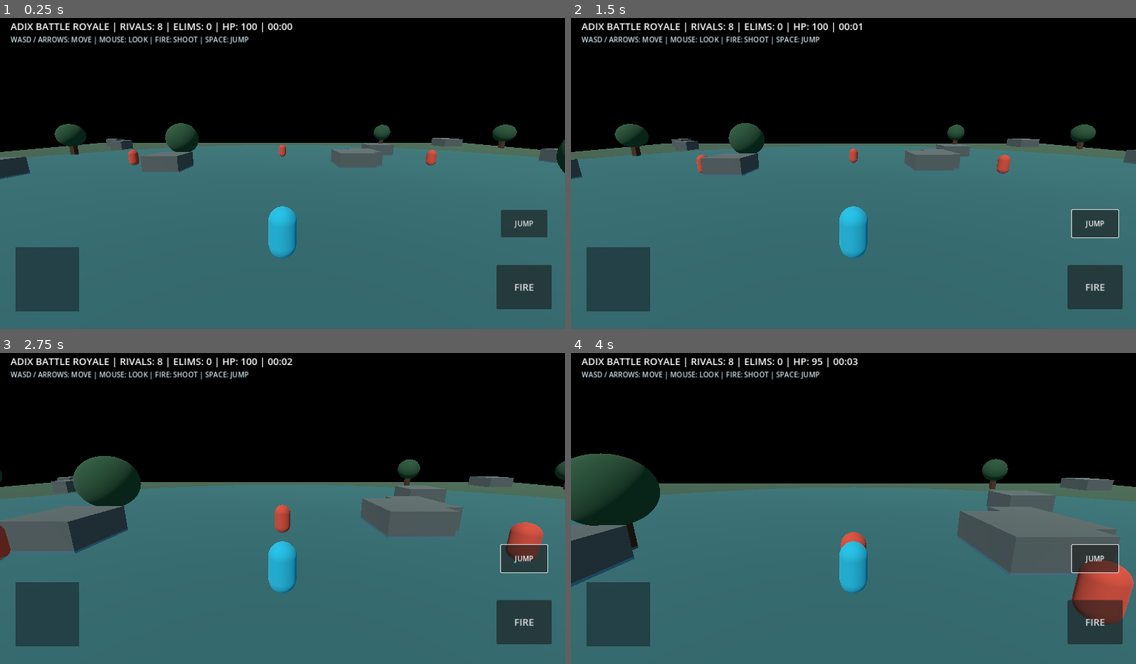
Above: before the commit, frames 1-4 (two rows, left to right).
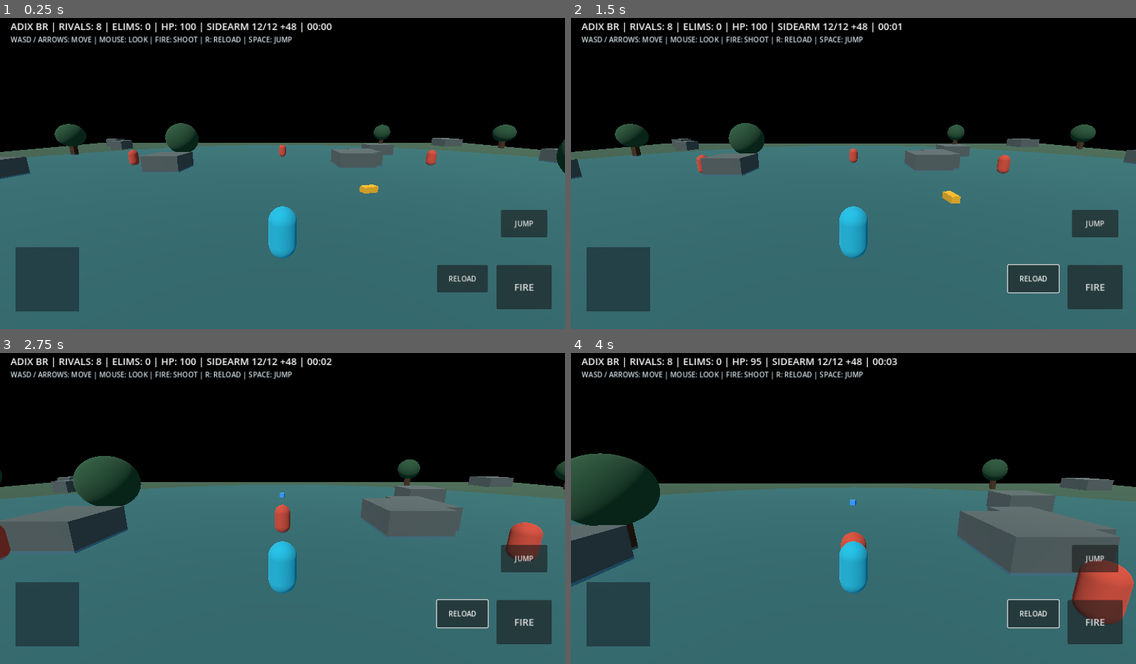
Above: after the commit, the same moments.

Repository: av6058467-commits/Adixloop-new
Game: Godot game, scene res://scenes/Main.tscn
The game is run twice, just before and just after one commit, with the same random seed, the same clock (stepped at 60 frames per second) and the same inputs.
Inputs (mouse positions are in pixels of both pictures, inside the frame that each line leads up to):
- Up to frame 1 (0.25 s): no input
- Up to frame 2 (1.5 s): click "JUMP" (after the commit: "RELOAD") at 0.5 s; move the mouse to (881, 170) at 1.27 s; hold W from 1.28 s (still down); tap R at 1.35 s; click (881, 170) at 1.42 s
- Up to frame 3 (2.75 s): keep holding W; move the mouse to (254, 505) at 2.02 s; tap R at 2.1 s; click (254, 505) at 2.17 s
- Up to frame 4 (4 s): keep holding W; move the mouse to (864, 499) at 2.77 s; tap R at 2.85, 3.6 s; click (864, 499) at 2.92 s; move the mouse to (847, 511) at 3.52 s; click (847, 511) at 3.67 s

The runs differ from the first frame. In frame 1, 1.9% of the frame differs, in the area x 7-87%, y 1-89%; in frame 2, 2.1%, in the area x 4-97%, y 1-89%; in frame 3, 2.1%; in frame 4, 2.1%.

Commit message:
Add weapon and ammo pickups with HUD controls

Diff:
--- a/ADIX-GODOT-BATTLE-ROYALE/scripts/main.gd
+++ b/ADIX-GODOT-BATTLE-ROYALE/scripts/main.gd
@@ -4,6 +4,7 @@
 const BOT_SCRIPT = preload("res://scripts/bot.gd")
 const SAFE_ZONE_SCRIPT = preload("res://scripts/safe_zone.gd")
 const LOOT_SCRIPT = preload("res://scripts/loot_pickup.gd")
+const WEAPON_PICKUP_SCRIPT = preload("res://scripts/weapon_pickup.gd")
 var player
 var bots: Array = []
 var status_label: Label
@@ -18,6 +19,7 @@
 	_spawn_player()
 	_spawn_bots(8)
 	_spawn_loot(6)
+	_spawn_weapon_pickups()
 	_spawn_safe_zone()
 	_setup_hud()
 
@@ -28,7 +30,8 @@
 		for bot in bots:
 			if is_instance_valid(bot) and bot.current_health > 0:
 				alive += 1
-		status_label.text = "ADIX BATTLE ROYALE | RIVALS: %d | ELIMS: %d | HP: %d | %02d:%02d" % [alive, kills, int(player.health), int(match_time) / 60, int(match_time) % 60]
+		var reload_text := " | RELOADING" if player.is_reloading else ""
+		status_label.text = "ADIX BR | RIVALS: %d | ELIMS: %d | HP: %d | %s %d/%d +%d%s | %02d:%02d" % [alive, kills, int(player.health), player.weapon_name, player.ammo_in_magazine, player.magazine_size, player.reserve_ammo, reload_text, int(match_time) / 60, int(match_time) % 60]
 	if fire_held and is_instance_valid(player):
 		player.try_fire()
 
@@ -54,9 +57,7 @@
 			continue
 		_make_box("Cover", Vector3(x, 0.8, z), Vector3(randf_range(2.0, 4.5), 1.6, randf_range(2.0, 4.5)), Color(0.28, 0.32, 0.31), true)
 	for i in range(14):
-		var x := randf_range(-45, 45)
-		var z := randf_range(-45, 45)
-		_make_tree(Vector3(x, 0, z))
+		_make_tree(Vector3(randf_range(-45, 45), 0, randf_range(-45, 45)))
 
 func _make_box(label: String, pos: Vector3, size: Vector3, color: Color, collision: bool) -> void:
 	var body: Node3D = StaticBody3D.new() if collision else Node3D.new()
@@ -117,6 +118,20 @@
 		pickup.position = Vector3(randf_range(-35, 35), 0.7, randf_range(-35, 35))
 		add_child(pickup)
 
+func _spawn_weapon_pickups() -> void:
+	var rifle := Area3D.new()
+	rifle.set_script(WEAPON_PICKUP_SCRIPT)
+	rifle.pickup_kind = "weapon"
+	rifle.weapon_name = "ADIX-R1"
+	rifle.position = Vector3(5, 0.8, -5)
+	add_child(rifle)
+	for i in range(4):
+		var ammo := Area3D.new()
+		ammo.set_script(WEAPON_PICKUP_SCRIPT)
+		ammo.pickup_kind = "ammo"
+		ammo.position = Vector3(randf_range(-30, 30), 0.8, randf_range(-30, 30))
+		add_child(ammo)
+
 func _spawn_safe_zone() -> void:
 	safe_zone = Node3D.new()
 	safe_zone.set_script(SAFE_ZONE_SCRIPT)
@@ -138,7 +153,7 @@
 	status_label.add_theme_color_override("font_color", Color.WHITE)
 	root.add_child(status_label)
 	var hint := Label.new()
-	hint.text = "WASD / ARROWS: MOVE | MOUSE: LOOK | FIRE: SHOOT | SPACE: JUMP"
+	hint.text = "WASD / ARROWS: MOVE | MOUSE: LOOK | FIRE: SHOOT | R: RELOAD | SPACE: JUMP"
 	hint.position = Vector2(24, 52)
 	hint.add_theme_color_override("font_color", Color(0.82, 0.88, 0.91))
 	root.add_child(hint)
@@ -162,6 +177,13 @@
 	fire.button_down.connect(func(): fire_held = true)
 	fire.button_up.connect(func(): fire_held = false)
 	root.add_child(fire)
+	var reload_button := Button.new()
+	reload_button.text = "RELOAD"
+	reload_button.position = Vector2(-290, -145)
+	reload_button.set_anchors_preset(Control.PRESET_BOTTOM_RIGHT)
+	reload_button.size = Vector2(115, 62)
+	reload_button.pressed.connect(func(): player.reload_weapon())
+	root.add_child(reload_button)
 	var jump_button := Button.new()
 	jump_button.text = "JUMP"
 	jump_button.position = Vector2(-145, -270)
